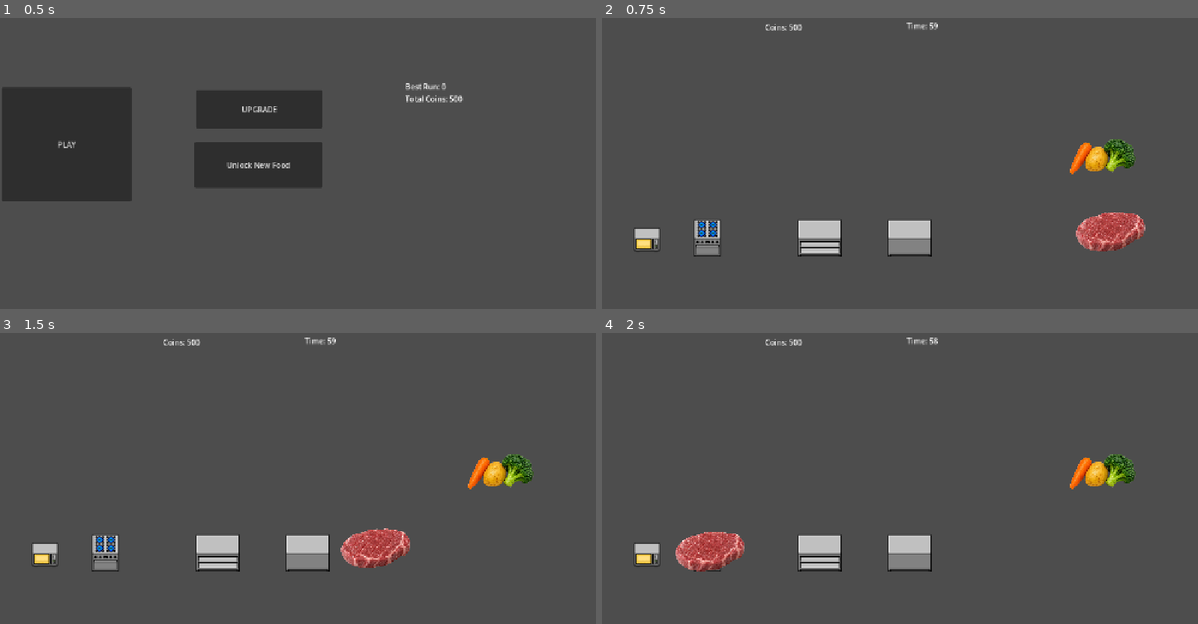
Above: before the commit, frames 1-4 (two rows, left to right).
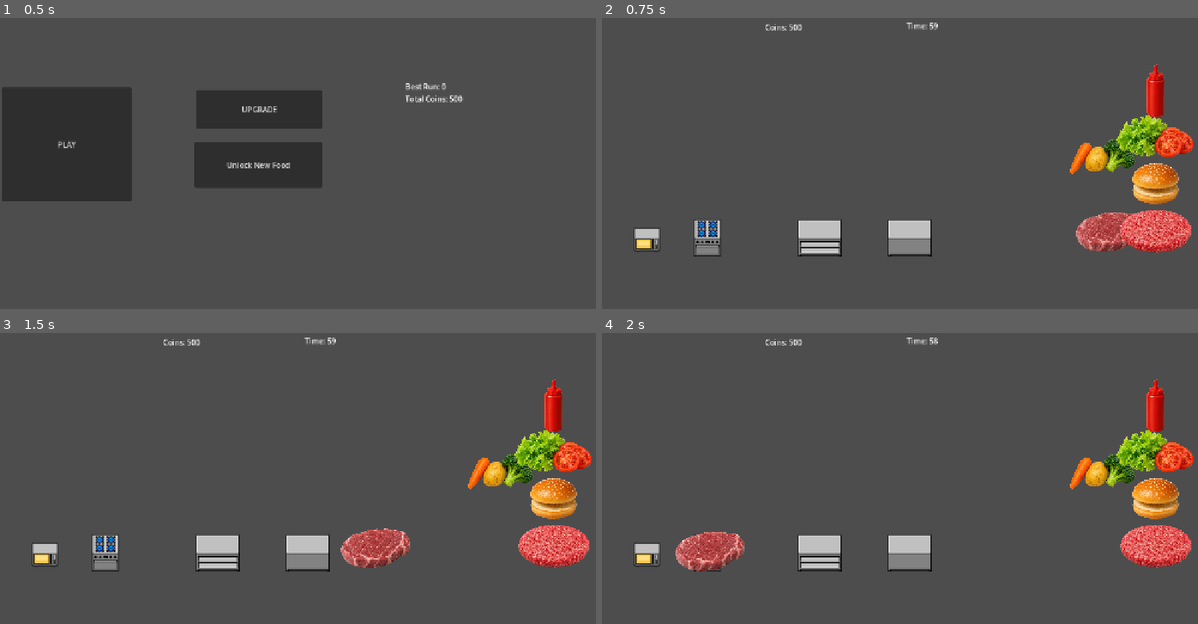
Above: after the commit, the same moments.

Repository: non123a/resturantSim
Game: Godot game, scene res://scenes/dashboard/dashboard.tscn
Two runs of this game, one before a commit and one after it. Both use one fixed random seed, a clock stepped at 60 frames per second and the inputs below.
Inputs (mouse positions are in pixels of both pictures, inside the frame that each line leads up to):
- Up to frame 1 (0.5 s): no input
- Up to frame 2 (0.75 s): click "PLAY" at 0.5 s
- Up to frame 3 (1.5 s): tap Enter at 1.25 s; drag from (506, 548) to (107, 551) at 1.27 s
- Up to frame 4 (2 s): no input

Frame 1 is identical in both runs. In frame 2, 4.0% of the frame differs, in the area x 86-100%, y 15-81%; in frame 3, 4.0%; in frame 4, 4.0%.

Commit message:
working burger full system

Diff:
--- a/scenes/food/ingredient.gd
+++ b/scenes/food/ingredient.gd
@@ -1,6 +1,7 @@
 extends Area2D
 
 @export var ingredient_name = ""
+@export var ingredient_id = ""
 @export var ingredient_texture : Texture2D
 @export var food_id = ""
 var start_position
@@ -37,12 +38,14 @@
 				if not accepted:
 					global_position = start_position
 func get_ingredient_name():
+	if ingredient_id != "":
+		return ingredient_id
 	return ingredient_name
 
 func get_food_id():
 	if food_id != "":
 		return food_id
-	return ingredient_name
+	return get_ingredient_name()
 
 func set_home_position(position):
 	start_position = position
--- a/scenes/main/main.tscn
+++ b/scenes/main/main.tscn
@@ -7,6 +7,17 @@
 [ext_resource type="Texture2D" uid="uid://w5v1o5xk0uvh" path="res://assets/chimengAsset/steak/beefs.png" id="6_hujxm"]
 [ext_resource type="Texture2D" uid="uid://blerxr4pqu723" path="res://assets/chimengAsset/steak/vegetables.png" id="6_ow5a4"]
 [ext_resource type="Texture2D" uid="uid://m8ony3vwoxdq" path="res://assets/chimengAsset/steak/steaks.png" id="8_yyfjg"]
+[ext_resource type="Texture2D" uid="uid://b06qjyfs02r8v" path="res://assets/chimengAsset/hamburger/raw beefs.png" id="10_rawbeef"]
+[ext_resource type="Texture2D" uid="uid://12ilrv22ax0e" path="res://assets/chimengAsset/hamburger/beefs.png" id="11_beef"]
+[ext_resource type="Texture2D" uid="uid://boibp0u1c874u" path="res://assets/chimengAsset/hamburger/breads.png" id="12_bread"]
+[ext_resource type="Texture2D" uid="uid://ckmnb7560bd4t" path="res://assets/chimengAsset/hamburger/vegetable.png" id="13_veg"]
+[ext_resource type="Texture2D" uid="uid://b4h05j5cob05b" path="res://assets/chimengAsset/hamburger/sauces.png" id="14_sauce"]
+[ext_resource type="Texture2D" uid="uid://efofwmpf7dxj" path="res://assets/chimengAsset/hamburger/bread vegeatable.png" id="15_breadveg"]
+[ext_resource type="Texture2D" uid="uid://0ridla01d7ou" path="res://assets/chimengAsset/hamburger/bread vegetable and sauces.png" id="16_breadvegsauce"]
+[ext_resource type="Texture2D" uid="uid://dm2ac0dvuqt4f" path="res://assets/chimengAsset/hamburger/bread withe beefs.png" id="17_breadbeef"]
+[ext_resource type="Texture2D" uid="uid://b6rmjrwlr6g73" path="res://assets/chimengAsset/hamburger/beef bread sauce.png" id="18_breadbeefsauce"]
+[ext_resource type="Texture2D" uid="uid://bf8qibqfb71fj" path="res://assets/chimengAsset/hamburger/bread vegetable beef.png" id="19_breadvegbeef"]
+[ext_resource type="Texture2D" uid="uid://c4ub26mwuyi74" path="res://assets/chimengAsset/hamburger/hamburgers.png" id="20_burger"]
 
 [sub_resource type="TileSetAtlasSource" id="TileSetAtlasSource_l3cfh"]
 texture = ExtResource("3_k2fmo")
@@ -1026,5 +1037,69 @@
 ingredient_texture = ExtResource("8_yyfjg")
 food_id = "steak"
 
+[node name="BurgerRawBeef" parent="IngredientShelf" instance=ExtResource("4_6q06x")]
+position = Vector2(1180, 555)
+ingredient_name = "burger_raw_beef"
+ingredient_texture = ExtResource("10_rawbeef")
+
+[node name="BurgerBread" parent="IngredientShelf" instance=ExtResource("4_6q06x")]
+position = Vector2(1180, 455)
+ingredient_name = "burger_bread"
+ingredient_texture = ExtResource("12_bread")
+
+[node name="BurgerVegetable" parent="IngredientShelf" instance=ExtResource("4_6q06x")]
+position = Vector2(1180, 355)
+ingredient_name = "burger_vegetable"
+ingredient_texture = ExtResource("13_veg")
+
+[node name="BurgerSauce" parent="IngredientShelf" instance=ExtResource("4_6q06x")]
+position = Vector2(1180, 255)
+ingredient_name = "burger_sauce"
+ingredient_texture = ExtResource("14_sauce")
+
+[node name="BurgerBeef" parent="IngredientShelf" instance=ExtResource("4_6q06x")]
+visible = false
+position = Vector2(1180, 555)
+ingredient_name = "burger_beef"
+ingredient_texture = ExtResource("11_beef")
+
+[node name="BurgerBreadVegetable" parent="IngredientShelf" instance=ExtResource("4_6q06x")]
+visible = false
+position = Vector2(1180, 455)
+ingredient_name = "burger_bread_vegetable"
+ingredient_texture = ExtResource("15_breadveg")
+
+[node name="BurgerBreadVegetableSauce" parent="IngredientShelf" instance=ExtResource("4_6q06x")]
+visible = false
+position = Vector2(1180, 455)
+ingredient_name = "burger_bread_vegetable_sauce"
+ingredient_texture = ExtResource("16_breadvegsauce")
+
+[node name="BurgerBreadBeef" parent="IngredientShelf" instance=ExtResource("4_6q06x")]
+visible = false
+position = Vector2(1180, 455)
+ingredient_name = "burger_bread_beef"
+ingredient_texture = ExtResource("17_breadbeef")
+
+[node name="BurgerBreadBeefSauce" parent="IngredientShelf" instance=ExtResource("4_6q06x")]
+visible = false
+position = Vector2(1180, 455)
+ingredient_name = "burger_bread_beef_sauce"
+ingredient_texture = ExtResource("18_breadbeefsauce")
+
+[node name="BurgerBreadVegetableBeef" parent="IngredientShelf" instance=ExtResource("4_6q06x")]
+visible = false
+position = Vector2(1180, 455)
+ingredient_name = "burger_bread_vegetable_beef"
+ingredient_texture = ExtResource("19_breadvegbeef")
+
+[node name="Burger" parent="IngredientShelf" instance=ExtResource("4_6q06x")]
+visible = false
+position = Vector2(1180, 455)
+ingredient_name = "burger"
+ingredient_id = "burger"
+ingredient_texture = ExtResource("20_burger")
+food_id = "burger"
+
 [connection signal="pressed" from="CanvasLayer/EndPanel/RestartButton" to="." method="_on_restart_button_pressed"]
 [connection signal="pressed" from="CanvasLayer/EndPanel/BackButton" to="." method="_on_button_pressed"]
--- a/scripts/FoodData.gd
+++ b/scripts/FoodData.gd
@@ -95,7 +95,7 @@
 		"type": "multi",
 		"steps": ["prep", "stove"],
 		"cook_time": 5.0,
-		"price": 20
+		"price": 25
 	},
 
 	"burrito": {
--- a/scripts/GameData.gd
+++ b/scripts/GameData.gd
@@ -15,7 +15,8 @@
 ]
 
 var implemented_foods = [
-	"steak"
+	"steak",
+	"burger"
 ]
 
 func get_available_order_foods():
--- a/scripts/GameManager.gd
+++ b/scripts/GameManager.gd
@@ -8,6 +8,17 @@
 @onready var prep_area = $Stations/PrepArea
 @onready var vegetables = $IngredientShelf/Vegetables
 @onready var beef_plate = $IngredientShelf/BeefPlate
+@onready var burger_raw_beef = $IngredientShelf/BurgerRawBeef
+@onready var burger_beef = $IngredientShelf/BurgerBeef
+@onready var burger_bread = $IngredientShelf/BurgerBread
+@onready var burger_vegetable = $IngredientShelf/BurgerVegetable
+@onready var burger_sauce = $IngredientShelf/BurgerSauce
+@onready var burger_bread_vegetable = $IngredientShelf/BurgerBreadVegetable
+@onready var burger_bread_vegetable_sauce = $IngredientShelf/BurgerBreadVegetableSauce
+@onready var burger_bread_beef = $IngredientShelf/BurgerBreadBeef
+@onready var burger_bread_beef_sauce = $IngredientShelf/BurgerBreadBeefSauce
+@onready var burger_bread_vegetable_beef = $IngredientShelf/BurgerBreadVegetableBeef
+@onready var burger = $IngredientShelf/Burger
 var prep_ingredients = []
 
 var customers = []
@@ -156,10 +167,11 @@
 		return await try_process_single_input_recipe("stove", ingredient)
 
 	if prep_area.overlaps_area(ingredient):
-		if not RecipeData.can_accept_ingredient("prep", prep_ingredients, ingredient.ingredient_name):
+		var ingredient_name = ingredient.get_ingredient_name()
+		if not RecipeData.can_accept_ingredient("prep", prep_ingredients, ingredient_name):
 			return false
 
-		prep_ingredients.append(ingredient.ingredient_name)
+		prep_ingredients.append(ingredient_name)
 
 		print(prep_ingredients)
 		var offset = Vector2(prep_ingredients.size() * 35, 0)
@@ -179,10 +191,11 @@
 	return false
 
 func try_process_single_input_recipe(station, ingredient):
-	if not RecipeData.can_accept_ingredient(station, [], ingredient.ingredient_name):
+	var ingredient_name = ingredient.get_ingredient_name()
+	if not RecipeData.can_accept_ingredient(station, [], ingredient_name):
 		return false
 
-	var recipe = RecipeData.get_recipe(station, [ingredient.ingredient_name])
+	var recipe = RecipeData.get_recipe(station, [ingredient_name])
 	if recipe.is_empty():
 		return false
 
@@ -227,6 +240,28 @@
 			return vegetables
 		"beef_plate":
 			return beef_plate
+		"burger_raw_beef":
+			return burger_raw_beef
+		"burger_beef":
+			return burger_beef
+		"burger_bread":
+			return burger_bread
+		"burger_vegetable":
+			return burger_vegetable
+		"burger_sauce":
+			return burger_sauce
+		"burger_bread_vegetable":
+			return burger_bread_vegetable
+		"burger_bread_vegetable_sauce":
+			return burger_bread_vegetable_sauce
+		"burger_bread_beef":
+			return burger_bread_beef
+		"burger_bread_beef_sauce":
+			return burger_bread_beef_sauce
+		"burger_bread_vegetable_beef":
+			return burger_bread_vegetable_beef
+		"burger":
+			return burger
 		_:
 			return null
 
--- a/scripts/RecipeData.gd
+++ b/scripts/RecipeData.gd
@@ -16,6 +16,78 @@
 		"duration": 1.0,
 		"output_ingredient": "beef_plate",
 		"output_food_id": "steak"
+	},
+	{
+		"recipe_id": "cook_burger_beef",
+		"station": "stove",
+		"inputs": ["burger_raw_beef"],
+		"duration": 2.0,
+		"output_ingredient": "burger_beef",
+		"output_food_id": ""
+	},
+	{
+		"recipe_id": "burger_bread_plus_vegetable",
+		"station": "prep",
+		"inputs": ["burger_bread", "burger_vegetable"],
+		"duration": 1.0,
+		"output_ingredient": "burger_bread_vegetable",
+		"output_food_id": ""
+	},
+	{
+		"recipe_id": "burger_bread_plus_beef",
+		"station": "prep",
+		"inputs": ["burger_bread", "burger_beef"],
+		"duration": 1.0,
+		"output_ingredient": "burger_bread_beef",
+		"output_food_id": ""
+	},
+	{
+		"recipe_id": "burger_bread_vegetable_plus_sauce",
+		"station": "prep",
+		"inputs": ["burger_bread_vegetable", "burger_sauce"],
+		"duration": 1.0,
+		"output_ingredient": "burger_bread_vegetable_sauce",
+		"output_food_id": ""
+	},
+	{
+		"recipe_id": "burger_bread_vegetable_plus_beef",
+		"station": "prep",
+		"inputs": ["burger_bread_vegetable", "burger_beef"],
+		"duration": 1.0,
+		"output_ingredient": "burger_bread_vegetable_beef",
+		"output_food_id": ""
+	},
+	{
+		"recipe_id": "burger_bread_beef_plus_sauce",
+		"station": "prep",
+		"inputs": ["burger_bread_beef", "burger_sauce"],
+		"duration": 1.0,
+		"output_ingredient": "burger_bread_beef_sauce",
+		"output_food_id": ""
+	},
+	{
+		"recipe_id": "finish_burger_from_vegetable_sauce",
+		"station": "prep",
+		"inputs": ["burger_bread_vegetable_sauce", "burger_beef"],
+		"duration": 1.0,
+		"output_ingredient": "burger",
+		"output_food_id": "burger"
+	},
+	{
+		"recipe_id": "finish_burger_from_vegetable_beef",
+		"station": "prep",
+		"inputs": ["burger_bread_vegetable_beef", "burger_sauce"],
+		"duration": 1.0,
+		"output_ingredient": "burger",
+		"output_food_id": "burger"
+	},
+	{
+		"recipe_id": "finish_burger_from_beef_sauce",
+		"station": "prep",
+		"inputs": ["burger_bread_beef_sauce", "burger_vegetable"],
+		"duration": 1.0,
+		"output_ingredient": "burger",
+		"output_food_id": "burger"
 	}
 ]
 
Not shown: 1 places in scenes/main/main.tscn that only renumber resources
